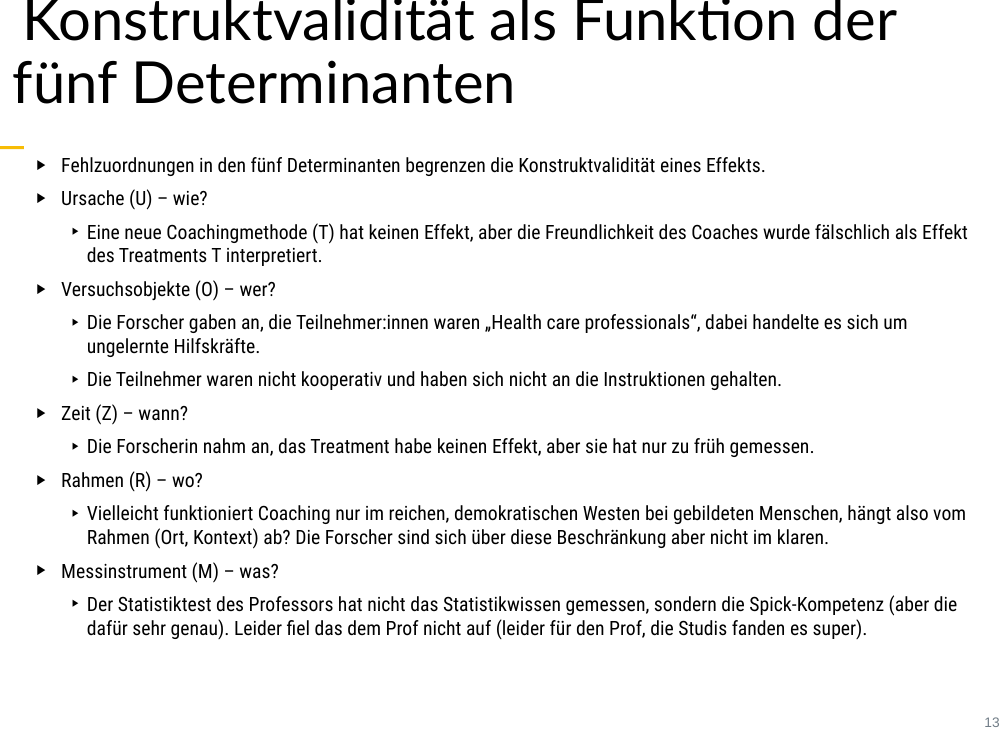
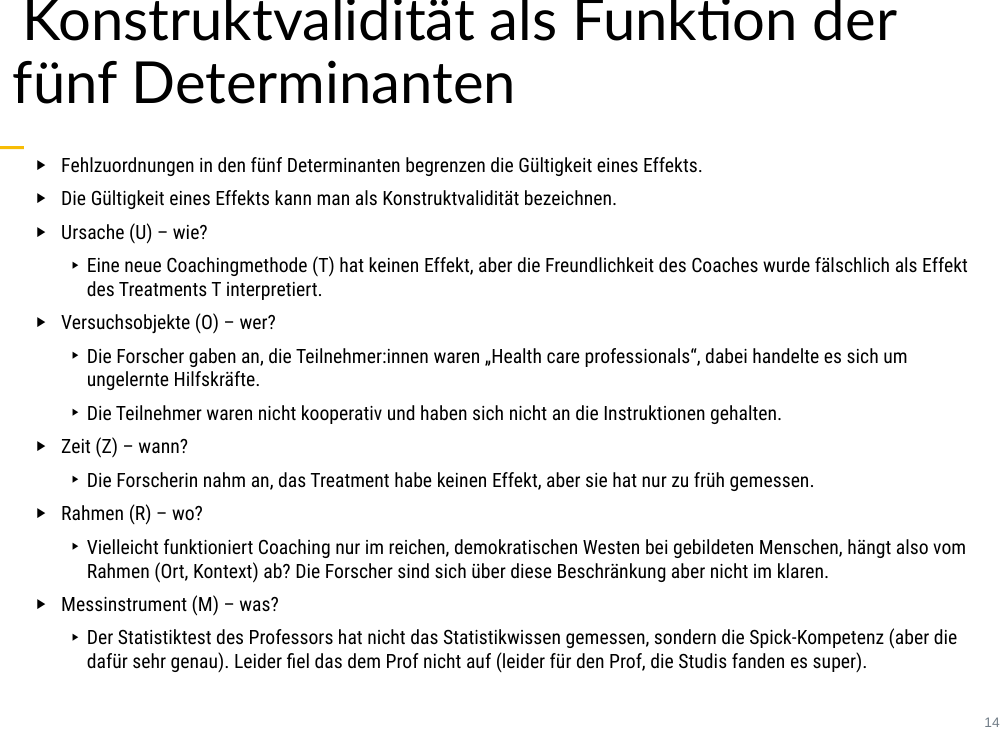
Before and after one commit to sebastiansauer/fopra, a slide deck: slide 14 of Skript-Folien/FoPra-Thema04.pptx (slide 13 before the commit). Drawn at 1008x756 pixels with LibreOffice and Linux fonts; fonts in the diff are those of the drawing. Boxes give left, top, right and bottom in pixels: in the first picture for what was removed or moved away, otherwise in the second. Text is boxed around its words. In the diff, an @@ line names an element or a change of style, - is before the commit and + after.

```diff
--- a/Skript-Folien/FoPra-Thema04.pptx
+++ b/Skript-Folien/FoPra-Thema04.pptx
@@ text at [61, 157, 703, 209]: text changed @@
-▶︎ Fehlzuordnungen in den fünf Determinanten begrenzen die Konstruktvalidität eines Effekts.
+▶︎ Fehlzuordnungen in den fünf Determinanten begrenzen die Gültigkeit eines Effekts.
+▶︎ Die Gültigkeit eines Effekts kann man als Konstruktvalidität bezeichnen.
@@ page number at [984, 717, 999, 727]: text changed @@
-13
+14
```
Also in this commit, not shown: 3 other slides changed, 2 slides added, 46 slides removed, 9 other files.
